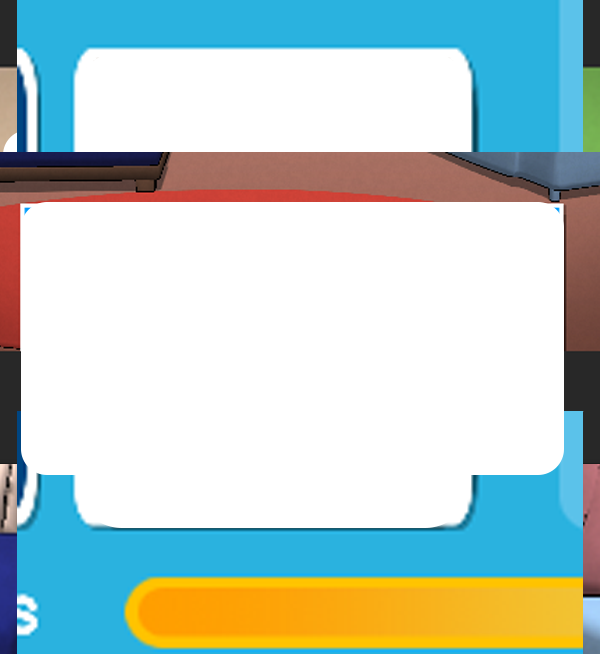
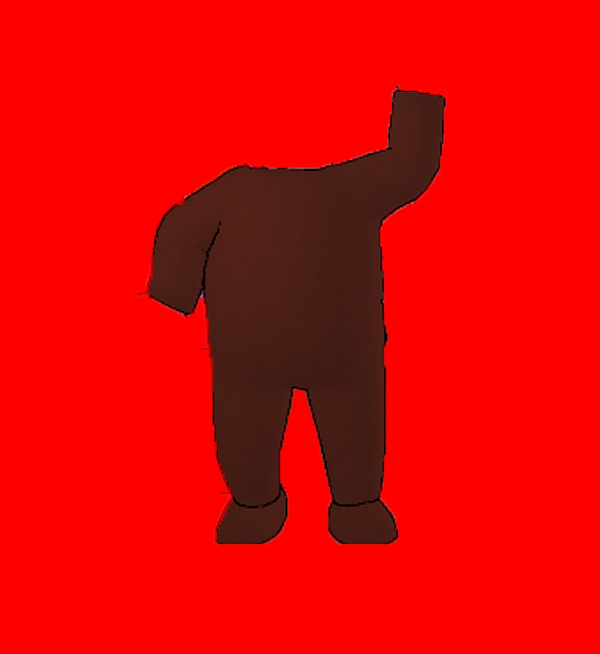
Layers edited between the first and the second 600x654 image:
added layer "Layer 64" above "Layer 63" over [135, 85, 447, 545]
added layer "Layer 56" above "TRIGGERED" over [0, 0, 600, 654]
hid "Rectangle 16", painted on it over [21, 202, 564, 475]
hid "Layer 49" over [0, 152, 600, 411]
hid "Rectangle 15", painted on it over [76, 51, 471, 528]
hid "Layer 48" over [17, 0, 583, 654]
hid "Rectangle 14", painted on it over [54, 108, 533, 511]
hid "Layer 47" over [30, 93, 570, 561]
hid "Rectangle 13", painted on it over [3, 130, 501, 401]
hid "Layer 46" over [19, 161, 581, 492]
hid "Gradient Fill 1 copy" over [199, 248, 282, 289]
hid "Gradient Fill 1" over [199, 248, 282, 289]
hid "Rectangle 12 copy" over [20, 313, 595, 344]
hid "Layer 45" over [0, 283, 600, 371]
hid "Rectangle 11", painted on it over [15, 271, 589, 423]
hid "Layer 44" over [0, 189, 600, 464]
hid "Rectangle 10", painted on it over [73, 16, 549, 238]
hid "Layer 43" over [0, 0, 600, 654]
hid "Rectangle 9" over [136, 286, 468, 381]
hid "Layer 42" over [32, 227, 567, 426]